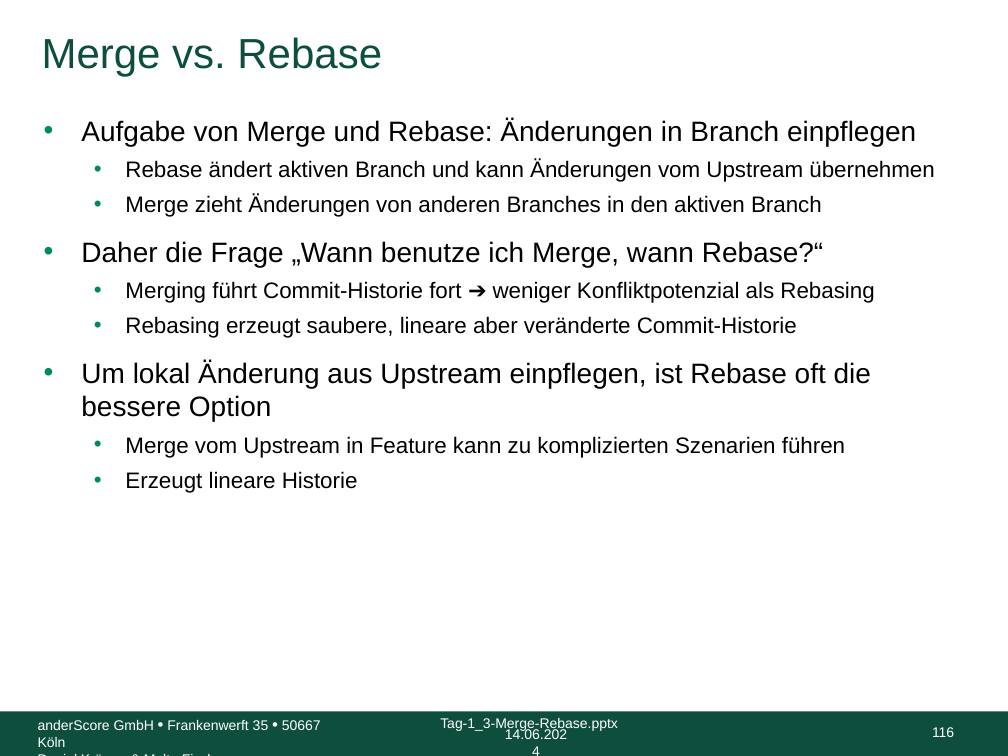
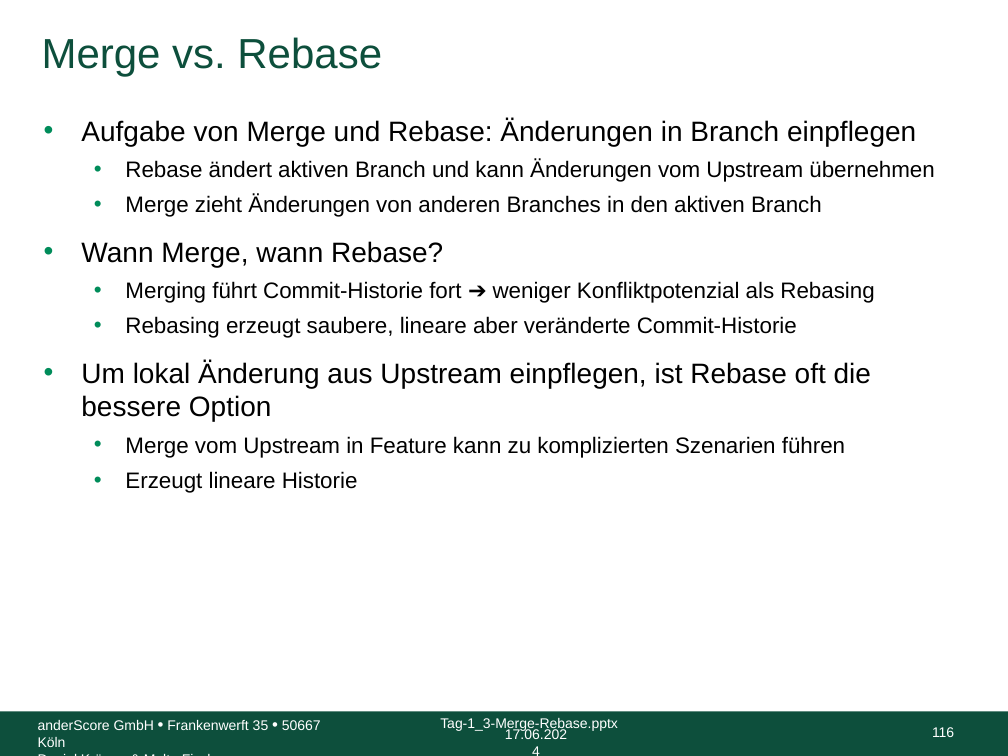
Before and after one commit to anderscore-gmbh/gitlab, a slide deck: slide 116 of slides/Tag-1_3-Merge-Rebase.pptx. Drawn at 1008x756 pixels with LibreOffice and Linux fonts; fonts in the diff are those of the drawing; background and template pictures are left out. Boxes give left, top, right and bottom in pixels: in the first picture for what was removed or moved away, otherwise in the second. Text is boxed around its words. In the diff, an @@ line names an element or a change of style, - is before the commit and + after.

```diff
--- a/slides/Tag-1_3-Merge-Rebase.pptx
+++ b/slides/Tag-1_3-Merge-Rebase.pptx
@@ text at bbox=[81, 241, 443, 267]: text changed @@
-• Daher die Frage „Wann benutze ich Merge, wann Rebase?“
+• Wann Merge, wann Rebase?
@@ text at bbox=[505, 728, 567, 739]: text changed @@
-14.06.2024
+17.06.2024
```
Also in this commit, not shown: 117 other slides changed, 4 other files.
